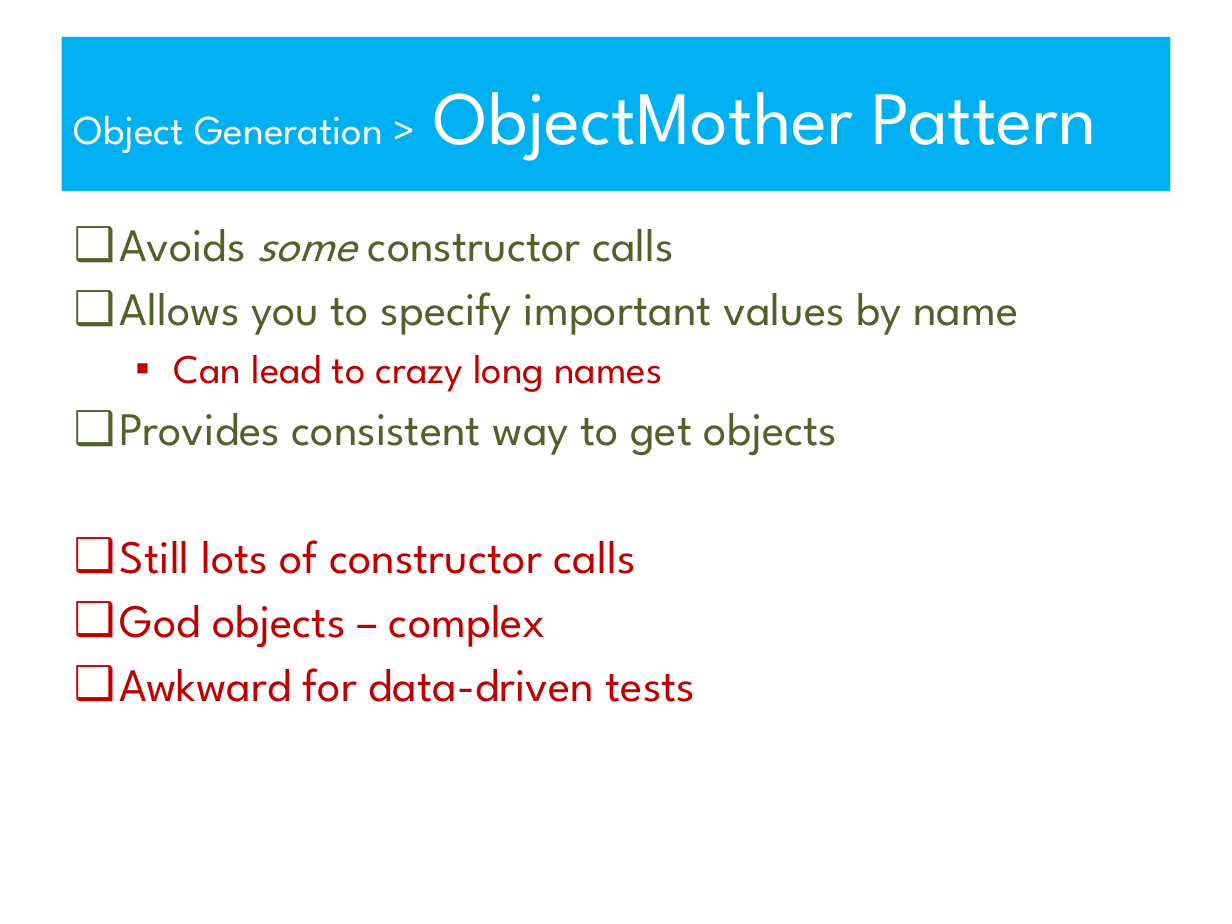
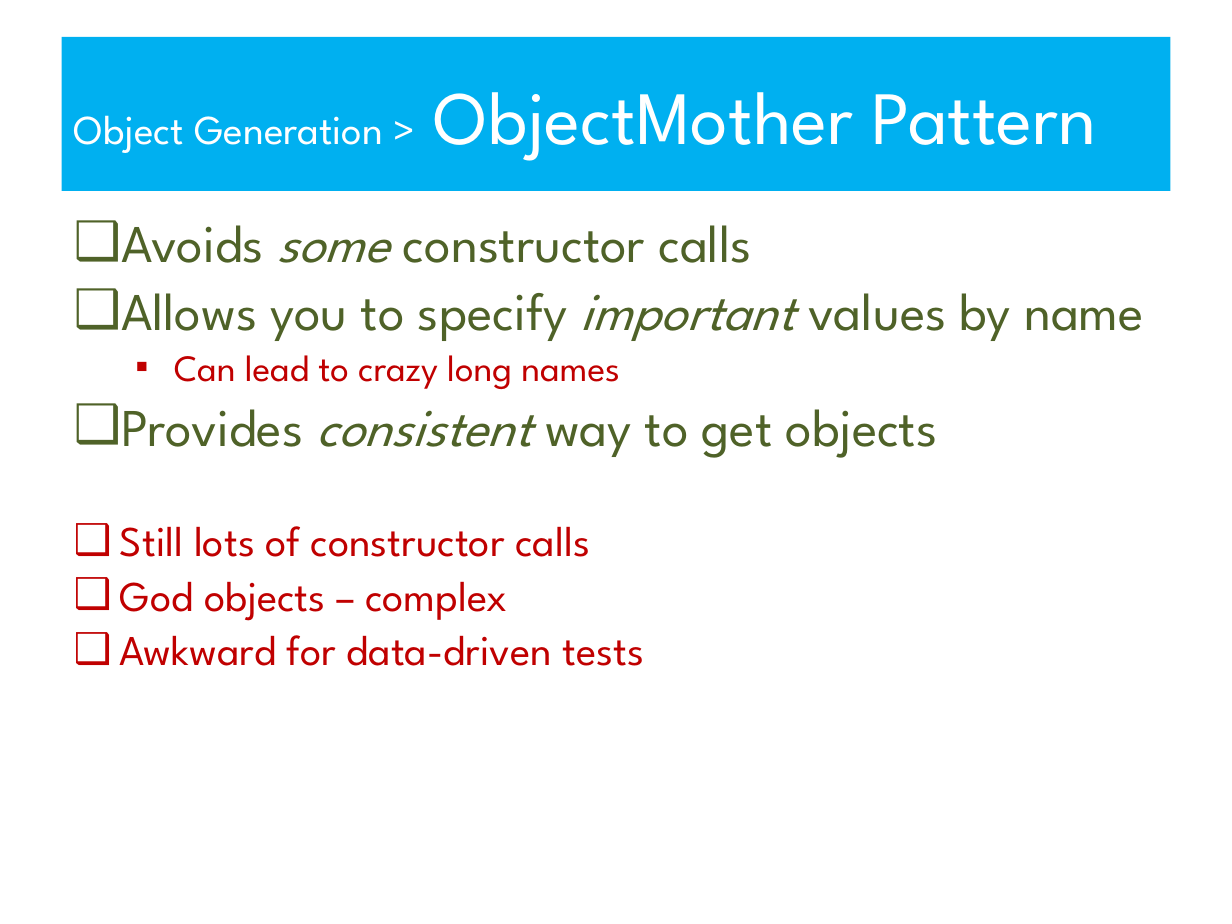
Before and after one commit to robdmoore/TestDataSustainabilityPresentation, a slide deck: slide 8 of Presentation.ppt. Drawn at 1232x924 pixels with LibreOffice and Linux fonts; fonts in the diff are those of the drawing. Boxes give left, top, right and bottom in pixels: in the first picture for what was removed or moved away, otherwise in the second. Text is boxed around its words. In the diff, an @@ line names an element or a change of style, - is before the commit and + after.

```diff
--- a/Presentation.ppt
+++ b/Presentation.ppt
@@ text "Avoids some constructor calls" at (x1=120, y1=225, x2=1144, y2=666): size 27.2 to 31 pt in "Avoids some constructor calls", "Allows you to specify important values by ...", "Provides consistent way to get objects"; italic on in "important", "consistent"; size 23.8 to 21.7 pt in "Can lead to crazy long names"; size 27.2 to 24.8 pt in "Still lots of constructor calls", "God objects – complex", "Awkward for data-driven tests"; line spacing 0.9 to 0.8; more space between paragraphs @@
```
Also in this commit, not shown: 9 other slides changed, 3 slides added, 1 other file.
